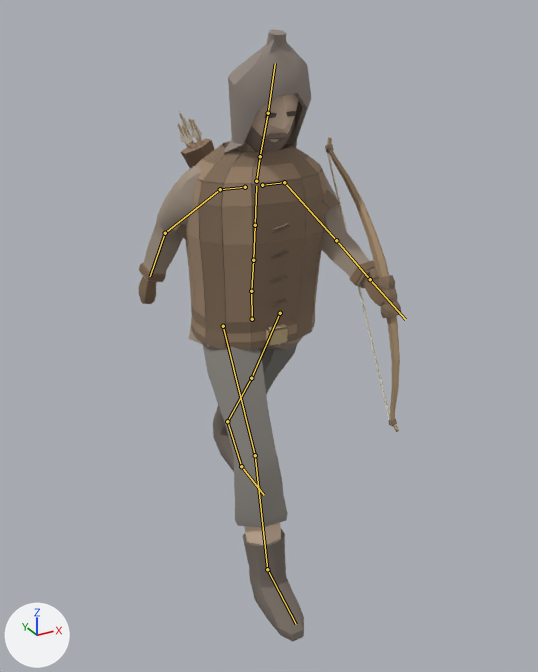
The glTF model assets/scarlands/bestiary-v1/scar_raider_archer.glb: old version first, new version second.
Before and after are seen from a 50 mm camera at (-1.061, -2.024, 1.813) aimed at (0.036, -0.031, 0.816). Lighting does not change. The marker at lower left points along +X, +Y and +Z. The first picture is the older version. Both versions are drawn at frame 12 of the action 'walk'; the numbers are the values there. The bones that change, and the others that lie on the model, are drawn over the model as lines.

Names of what the first picture shows: 'scar_raider_archer_Arms', 'scar_raider_archer_Feet', 'scar_raider_archer_Hair', 'scar_raider_archer_Hands', 'scar_raider_archer_Hood', 'scar_raider_archer_Jaw', 'scar_raider_archer_Legs', 'scar_raider_archer_Quiver', 'scar_raider_archer_Shortbow', 'scar_raider_archer_Torso', 'scar_raider_archer_leather_body'.
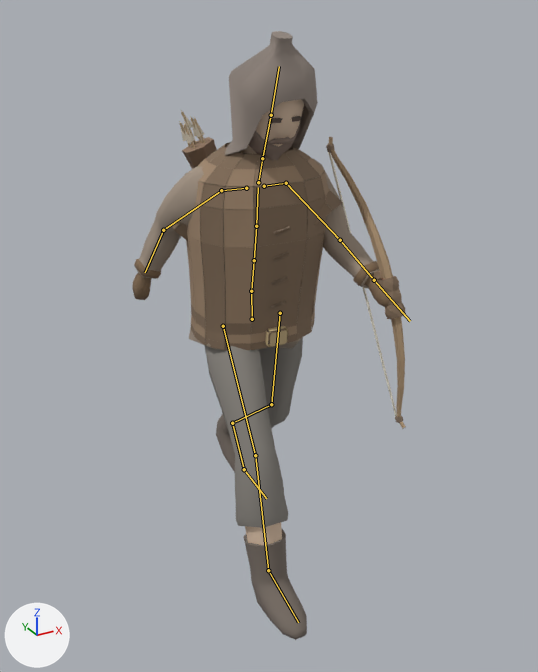
Location of each change, (x1, y1, x2, y2) in pixels of the pictures (538 x 672 px):
'scar_raider_archer_leather_body', posed: before (172, 141, 340, 350); after (171, 142, 343, 351)
'scar_raider_archer_Legs', posed: before (203, 342, 297, 545); after (204, 337, 303, 546)
'scar_raider_archer_Hood', posed: before (223, 30, 311, 155); after (225, 31, 318, 157)
'scar_raider_archer_Arms', posed: before (139, 158, 376, 288); after (134, 158, 379, 289)
'scar_raider_archer_Shortbow', posed: before (325, 137, 401, 432); after (326, 137, 406, 429)
'scar_raider_archer_Feet', posed: before (213, 405, 304, 642); after (216, 414, 307, 640)
'scar_raider_archer_Hair', posed (7% wider): before (239, 94, 298, 159); after (241, 99, 304, 162)
'scar_raider_archer_Quiver', posed: before (177, 111, 215, 169); after (179, 110, 217, 169)
'scar_raider_archer_Torso', posed (mostly hidden): before (189, 155, 310, 351); after (189, 151, 310, 350)
'scar_raider_archer_Hands', posed: before (139, 273, 386, 307); after (132, 264, 390, 307)
'scar_raider_archer_Jaw', posed: before (245, 115, 296, 155); after (248, 124, 300, 161)
bone 'mixamorig:Spine', root to tip: before (251, 291) to (253, 260); after (251, 291) to (254, 260)
bone 'mixamorig:LeftArm', root to tip: before (284, 182) to (336, 240); after (286, 183) to (340, 240)
bone 'mixamorig:RightArm', root to tip: before (220, 189) to (165, 233); after (221, 190) to (163, 230)
bone 'mixamorig:LeftUpLeg', root to tip: before (280, 313) to (251, 378); after (280, 313) to (271, 404)
bone 'mixamorig:LeftLeg', root to tip: before (251, 378) to (227, 421); after (271, 404) to (232, 423)
bone 'mixamorig:LeftFoot', root to tip: before (227, 421) to (241, 466); after (232, 423) to (244, 469)
bone 'mixamorig:LeftToeBase', root to tip: before (241, 466) to (264, 495); after (244, 469) to (266, 498)
bone 'mixamorig:RightFoot', root to tip: before (267, 569) to (296, 624); after (268, 570) to (298, 622)

Edits to the bpy script that builds the scene:
```text
Change bone_mixamorig_spine:
    where bone_mixamorig_spine = bpy.data.objects['Armature_scar_raider_archer'].pose.bones['mixamorig:Spine']  # child of 'mixamorig:Hips'
    bone_mixamorig_spine.rotation_quaternion: (0.999, 0.015, -0.034, 0.004) -> (0.999, 0.032, -0.034, 0.004)  # degrees (2, -4, 0) -> degrees (4, -4, 0)
Change bone_mixamorig_leftarm:
    where bone_mixamorig_leftarm = bpy.data.objects['Armature_scar_raider_archer'].pose.bones['mixamorig:LeftArm']  # child of 'mixamorig:LeftShoulder'
    bone_mixamorig_leftarm.rotation_quaternion: (0.925, -0.316, -0.165, -0.134) -> (0.926, -0.306, -0.159, -0.157)  # degrees (-36, -23, -9) -> degrees (-34, -23, -12)
Change bone_mixamorig_rightarm:
    where bone_mixamorig_rightarm = bpy.data.objects['Armature_scar_raider_archer'].pose.bones['mixamorig:RightArm']  # child of 'mixamorig:RightShoulder'
    bone_mixamorig_rightarm.rotation_quaternion: (0.966, 0.194, -0.137, -0.103) -> (0.965, 0.211, -0.128, -0.085)  # degrees (24, -13, -15) -> degrees (26, -12, -13)
Change bone_mixamorig_leftupleg:
    where bone_mixamorig_leftupleg = bpy.data.objects['Armature_scar_raider_archer'].pose.bones['mixamorig:LeftUpLeg']  # child of 'mixamorig:Hips'
    bone_mixamorig_leftupleg.rotation_quaternion: (-0.969, -0.246, 0.0, 0.011) -> (-0.996, -0.083, 0.0, 0.026)  # degrees (28, 0, -1) -> degrees (10, 0, -3)
Change bone_mixamorig_leftleg:
    where bone_mixamorig_leftleg = bpy.data.objects['Armature_scar_raider_archer'].pose.bones['mixamorig:LeftLeg']  # child of 'mixamorig:LeftUpLeg'
    bone_mixamorig_leftleg.rotation_quaternion: (1.0, 0.028, 0.0, 0.004) -> (0.946, 0.323, 0.0, 0.031)  # degrees (3, 0, 0) -> degrees (38, -1, 3)
Change bone_mixamorig_leftfoot:
    where bone_mixamorig_leftfoot = bpy.data.objects['Armature_scar_raider_archer'].pose.bones['mixamorig:LeftFoot']  # child of 'mixamorig:LeftLeg'
    bone_mixamorig_leftfoot.rotation_quaternion: (0.997, -0.068, 0.0, 0.027) -> (0.993, -0.114, 0.0, 0.03)  # degrees (-8, 0, 3) -> degrees (-13, 0, 3)
Change bone_mixamorig_lefttoebase:
    where bone_mixamorig_lefttoebase = bpy.data.objects['Armature_scar_raider_archer'].pose.bones['mixamorig:LeftToeBase']  # child of 'mixamorig:LeftFoot'
    bone_mixamorig_lefttoebase.rotation_quaternion: (0.978, -0.207, 0.0, 0.008) -> (0.956, -0.292, 0.0, 0.026)  # degrees (-24, 0, 1) -> degrees (-34, 1, 3)
Change bone_mixamorig_rightfoot:
    where bone_mixamorig_rightfoot = bpy.data.objects['Armature_scar_raider_archer'].pose.bones['mixamorig:RightFoot']  # child of 'mixamorig:RightLeg'
    bone_mixamorig_rightfoot.rotation_quaternion: (0.994, 0.104, 0.0, 0.031) -> (0.997, 0.068, 0.0, 0.032)  # degrees (12, 0, 4) -> degrees (8, 0, 4)
```
